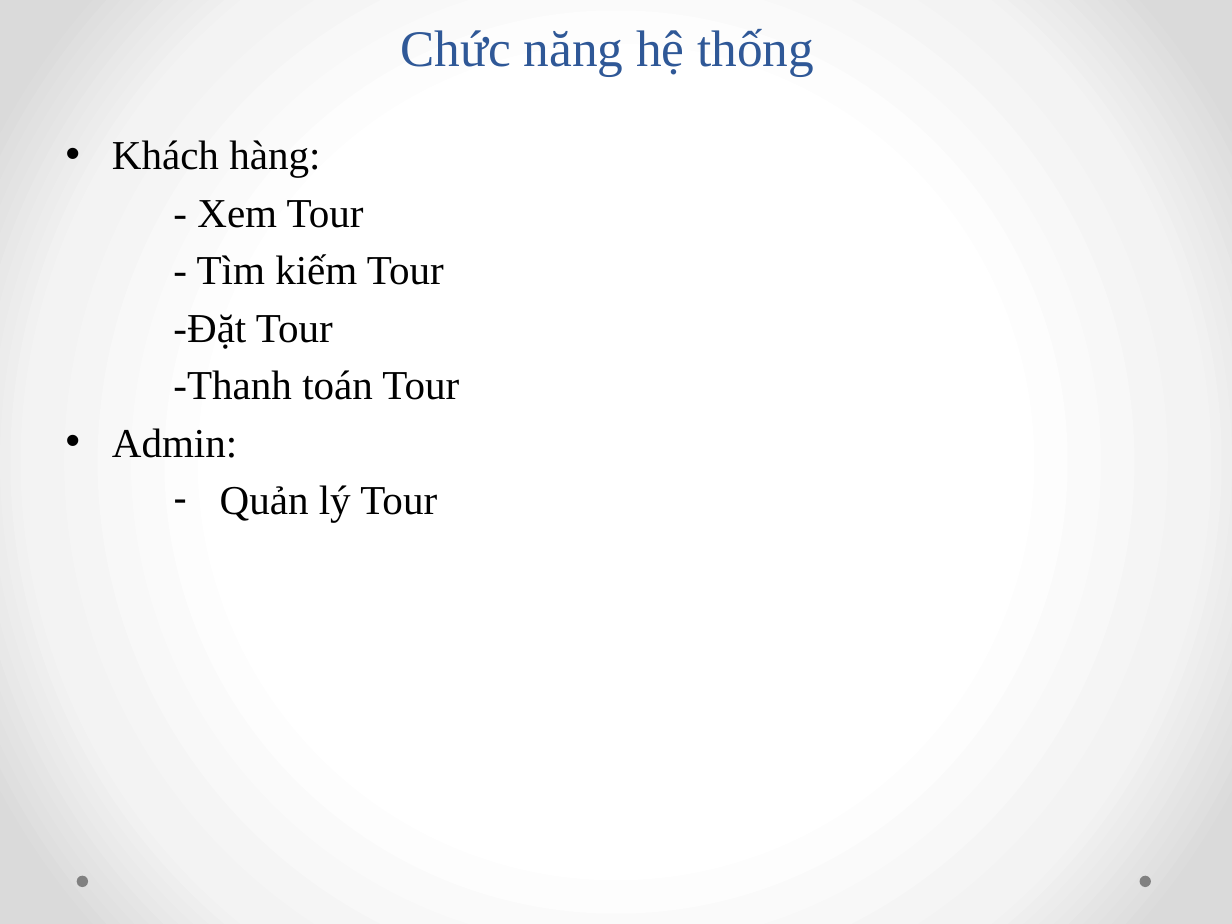
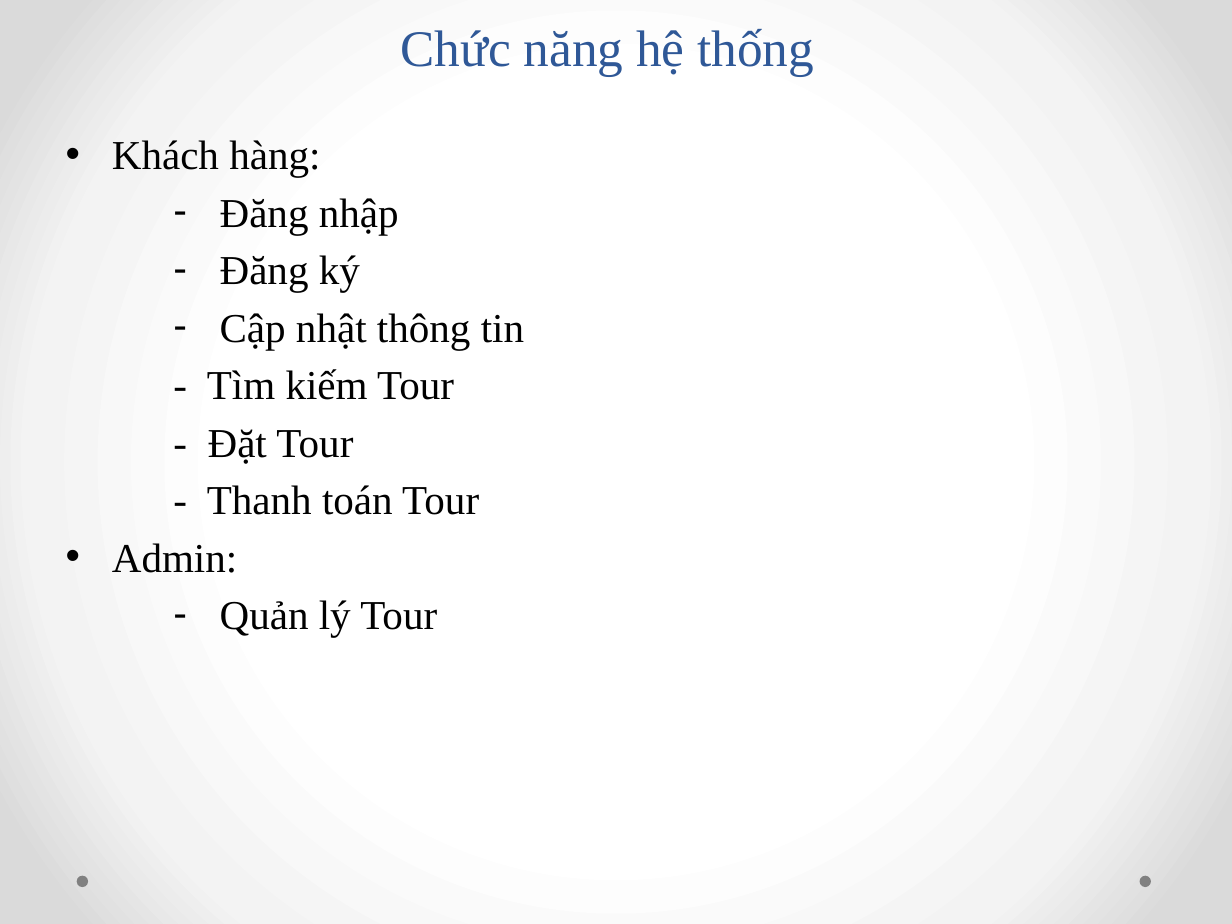
Before and after one commit to ltn290999/hethongthongtin, a slide deck: slide 4 of baocao.pptx. Drawn at 1232x924 pixels with LibreOffice and Linux fonts; fonts in the diff are those of the drawing. Boxes give left, top, right and bottom in pixels: in the first picture for what was removed or moved away, otherwise in the second. Text is boxed around its words. In the diff, an @@ line names an element or a change of style, - is before the commit and + after.

```diff
--- a/baocao.pptx
+++ b/baocao.pptx
@@ text at <box>220,198,524,349</box>: text changed @@
-    - Xem Tour
+    – Đăng nhập
+    – Đăng ký
+    – Cập nhật thông tin
@@ text at <box>207,429,479,515</box>: spaces changed @@
-    -Đặt Tour
-    -Thanh toán Tour
+    - Đặt Tour
+    - Thanh toán Tour
```
Also in this commit, not shown: 2 other slides changed, 4 slides added.
